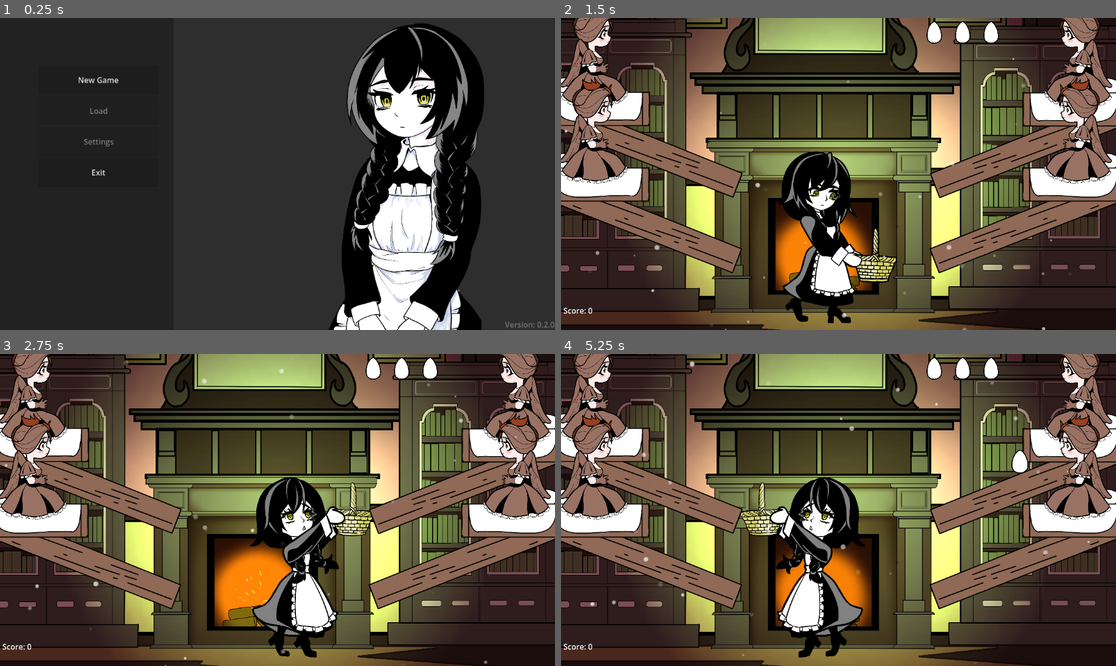
Above: before the commit, frames 1-4 (two rows, left to right).
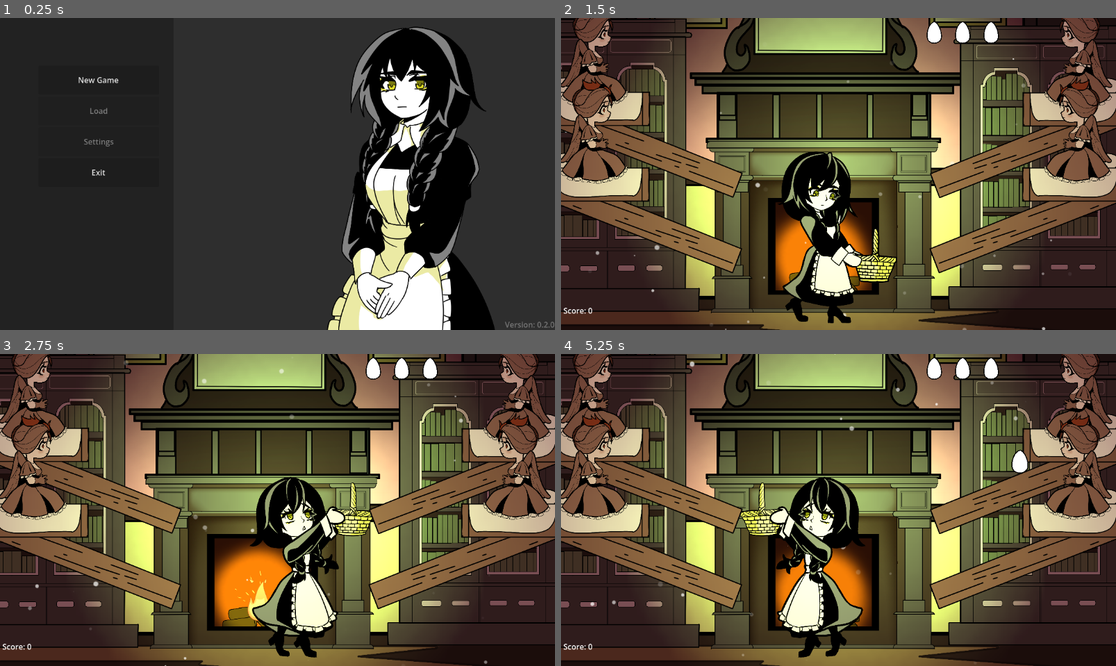
Above: after the commit, the same moments.

Repository: tenglor/alt-arcade
Game: Godot game, scene res://ui/main_menu/main_menu.tscn
The game is run twice, just before and just after one commit, with the same random seed, the same clock (stepped at 60 frames per second) and the same inputs. The engine's default icon, where the game draws it, is replaced by a stand-in: a white triangle on a blue panel in a dark square.
Inputs (mouse positions are in pixels of both pictures, inside the frame that each line leads up to):
- Up to frame 1 (0.25 s): no input
- Up to frame 2 (1.5 s): click "New Game" at 0.5 s; click "Нет" at 1.25 s
- Up to frame 3 (2.75 s): tap Enter at 2 s; move the mouse to (399, 494) at 2.02 s; hold D from 2.03 s (still down); tap Q at 2.1 s; click (399, 494) at 2.17 s
- Up to frame 4 (5.25 s): move the mouse to (727, 525) at 2.77 s; release D at 2.78 s; hold A 2.78-3.53 s; tap E at 2.85, 4.35 s; move the mouse to (894, 441) at 3.52 s; hold D 3.53-5.03 s; tap Q at 3.6, 5.1 s; move the mouse to (810, 572) at 4.27 s; click (810, 572) at 4.42 s; move the mouse to (1005, 556) at 5.02 s; hold A from 5.03 s (still down)

The runs differ from the first frame. In frame 1, 14% of the frame differs, in the area x 58-90%, y 1-100%; in frame 2, 14%; in frame 3, 15%, in the area x 0-100%, y 0-97%; in frame 4, 15%.

Commit message:
added canvas layers

Diff:
--- a/objects/fireplace/fireplace.gd
+++ b/objects/fireplace/fireplace.gd
@@ -11,13 +11,7 @@
 # Called when the node enters the scene tree for the first time.
 func _ready() -> void:
 	time = 0
-	print("z_index: ", z_index)
-	print("Относительно ", z_as_relative)
-	print("back_wall", back_wall.z_index)
-	print("logs", logs)
-	print("facade", facade)
-	print("fire_light", fire_light)
-	print("fire_light.z_index", fire_light.z_index)
+	$AnimatedSprite2D.play("default")
 	# fire_light.range_layer_max = fire_light.z_index + z_index + 1
 	# update_z()
 
--- a/objects/fireplace/fireplace.tscn
+++ b/objects/fireplace/fireplace.tscn
@@ -5,6 +5,7 @@
 [ext_resource type="Texture2D" uid="uid://btodji6dl104u" path="res://effects/sparcles/sparcle2.png" id="2_nfcu3"]
 [ext_resource type="Texture2D" uid="uid://c22kbh1y6veip" path="res://effects/sparcles/sparcle1.png" id="3_aipkm"]
 [ext_resource type="Texture2D" uid="uid://dqle2ukqcwx01" path="res://objects/fireplace/firewood.png" id="5_ka42a"]
+[ext_resource type="Texture2D" uid="uid://7g31ker2bd7n" path="res://assets/fire_atlas.png" id="6_enaxf"]
 
 [sub_resource type="ParticleProcessMaterial" id="ParticleProcessMaterial_aipkm"]
 particle_flag_align_y = true
@@ -23,6 +24,70 @@
 gravity = Vector3(0, 98, 0)
 scale_min = 0.099999994
 scale_max = 0.29999998
+
+[sub_resource type="AtlasTexture" id="AtlasTexture_uo1t8"]
+atlas = ExtResource("6_enaxf")
+region = Rect2(0, 0, 256, 256)
+
+[sub_resource type="AtlasTexture" id="AtlasTexture_gsfuy"]
+atlas = ExtResource("6_enaxf")
+region = Rect2(256, 0, 256, 256)
+
+[sub_resource type="AtlasTexture" id="AtlasTexture_cp1ua"]
+atlas = ExtResource("6_enaxf")
+region = Rect2(512, 0, 256, 256)
+
+[sub_resource type="AtlasTexture" id="AtlasTexture_2vww2"]
+atlas = ExtResource("6_enaxf")
+region = Rect2(0, 256, 256, 256)
+
+[sub_resource type="AtlasTexture" id="AtlasTexture_jb3tx"]
+atlas = ExtResource("6_enaxf")
+region = Rect2(256, 256, 256, 256)
+
+[sub_resource type="AtlasTexture" id="AtlasTexture_ca1ll"]
+atlas = ExtResource("6_enaxf")
+region = Rect2(512, 256, 256, 256)
+
+[sub_resource type="AtlasTexture" id="AtlasTexture_ipmug"]
+atlas = ExtResource("6_enaxf")
+region = Rect2(0, 512, 256, 256)
+
+[sub_resource type="AtlasTexture" id="AtlasTexture_clmiq"]
+atlas = ExtResource("6_enaxf")
+region = Rect2(256, 512, 256, 256)
+
+[sub_resource type="SpriteFrames" id="SpriteFrames_p07ip"]
+animations = [{
+"frames": [{
+"duration": 1.0,
+"texture": SubResource("AtlasTexture_uo1t8")
+}, {
+"duration": 1.0,
+"texture": SubResource("AtlasTexture_gsfuy")
+}, {
+"duration": 1.0,
+"texture": SubResource("AtlasTexture_cp1ua")
+}, {
+"duration": 1.0,
+"texture": SubResource("AtlasTexture_2vww2")
+}, {
+"duration": 1.0,
+"texture": SubResource("AtlasTexture_jb3tx")
+}, {
+"duration": 1.0,
+"texture": SubResource("AtlasTexture_ca1ll")
+}, {
+"duration": 1.0,
+"texture": SubResource("AtlasTexture_ipmug")
+}, {
+"duration": 1.0,
+"texture": SubResource("AtlasTexture_clmiq")
+}],
+"loop": 1,
+"name": &"default",
+"speed": 5.0
+}]
 
 [node name="Fireplace" type="Node2D" unique_id=1526664572]
 script = ExtResource("1_suy8n")
@@ -72,3 +137,9 @@
 position = Vector2(2.842171e-14, -179)
 scale = Vector2(0.2647223, 0.26472223)
 texture = ExtResource("1_pql33")
+
+[node name="AnimatedSprite2D" type="AnimatedSprite2D" parent="." unique_id=749417075]
+position = Vector2(-1, -96)
+scale = Vector2(0.4, 0.4)
+sprite_frames = SubResource("SpriteFrames_p07ip")
+frame_progress = 0.09033636
--- a/scenes/scene.gd
+++ b/scenes/scene.gd
@@ -1,8 +1,9 @@
 extends Node
 
-@onready var menu: Control = $UI/GameMenu
-@onready var score: Control = $UI/EndGameDialog
-@onready var tutorial_dialog := $UI/ConfirmationDialog
+@onready var ui: Control = $MenuCanvasLayer/UI
+var menu: Control
+var score: Control
+var tutorial_dialog
 var is_menu_open: bool = false
 signal _tutorial_offer_passed
 
@@ -18,6 +19,9 @@
 
 # Called when the node enters the scene tree for the first time.
 func _ready() -> void:
+	menu = ui.get_node("GameMenu")
+	score = ui.get_node("EndGameDialog")
+	tutorial_dialog = ui.get_node("ConfirmationDialog")
 
 	if tutorial_dialog && Global.tutorial_offer:
 		PauseManager.pause_game()
--- a/scenes/test/test.tscn
+++ b/scenes/test/test.tscn
@@ -22,17 +22,16 @@
 [node name="Test" type="Node2D" unique_id=471152253]
 script = ExtResource("1_5unt0")
 
-[node name="Player" parent="." unique_id=766519368 node_paths=PackedStringArray("positions") instance=ExtResource("3_we7ej")]
-position = Vector2(575, 643)
-positions = [NodePath("../PositionMarker0"), NodePath("../PositionMarker1"), NodePath("../PositionMarker2"), NodePath("../PositionMarker3")]
+[node name="HUD" parent="." unique_id=1193212197 instance=ExtResource("4_xi5sv")]
+layer = 5
 
-[node name="HUD" parent="." unique_id=1193212197 instance=ExtResource("4_xi5sv")]
-
-[node name="EggGenerator" type="Node2D" parent="." unique_id=478956919]
+[node name="EggGenerator" type="Node2D" parent="." unique_id=478956919 node_paths=PackedStringArray("roost", "egg_parent")]
 position = Vector2(990.99994, 368.00003)
 rotation = -0.34233928
 scale = Vector2(3.41, 0.425)
 script = ExtResource("5_2dgve")
+roost = NodePath("../GameCanvasLayer/Roost")
+egg_parent = NodePath("../EggCanvasLayer")
 
 [node name="StaticBody2D" type="StaticBody2D" parent="." unique_id=1331016368 groups=["floor"]]
 position = Vector2(611, 666)
@@ -41,8 +40,6 @@
 [node name="CollisionShape2D" type="CollisionShape2D" parent="StaticBody2D" unique_id=1419838689]
 position = Vector2(-40, -23.5)
 shape = SubResource("RectangleShape2D_i60o8")
-
-[node name="Roost" parent="." unique_id=1055971496 instance=ExtResource("10_we7ej")]
 
 [node name="PositionMarker0" type="Node2D" parent="." unique_id=1257471528]
 position = Vector2(500, 640)
@@ -56,41 +53,13 @@
 [node name="PositionMarker3" type="Node2D" parent="." unique_id=432198001]
 position = Vector2(650, 640)
 
-[node name="UI" type="Control" parent="." unique_id=1197091770]
-layout_mode = 3
-anchors_preset = 0
-offset_right = 40.0
-offset_bottom = 40.0
-
-[node name="ConfirmationDialog" type="ConfirmationDialog" parent="UI" unique_id=2108989251]
-oversampling_override = 1.0
-size = Vector2i(226, 100)
-ok_button_text = "OK"
-dialog_text = "Хотите пройти обучение?"
-
-[node name="GameMenu" parent="UI" unique_id=261793984 instance=ExtResource("9_vq3si")]
-visible = false
-layout_mode = 1
-offset_left = 259.0
-offset_top = 67.0
-offset_right = 259.0
-offset_bottom = 67.0
-
-[node name="EndGameDialog" parent="UI" unique_id=1723092759 instance=ExtResource("10_saoeg")]
-visible = false
-layout_mode = 1
-offset_left = 584.0
-offset_top = 293.0
-offset_right = 584.0
-offset_bottom = 293.0
-
 [node name="Dust" parent="." unique_id=1632906561 instance=ExtResource("10_xi5sv")]
 position = Vector2(571, 333)
 
-[node name="CanvasLayer" type="CanvasLayer" parent="." unique_id=35924089]
+[node name="BackgroudCanvasLayer" type="CanvasLayer" parent="." unique_id=35924089]
 layer = -2
 
-[node name="PointLight2D" type="PointLight2D" parent="CanvasLayer" unique_id=1142014589]
+[node name="PointLight2D" type="PointLight2D" parent="BackgroudCanvasLayer" unique_id=1142014589]
 position = Vector2(571, 269)
 color = Color(0.74509805, 1, 0.627451, 1)
 energy = 3.0
@@ -100,35 +69,91 @@
 texture = ExtResource("9_xi5sv")
 texture_scale = 13.59
 
-[node name="CanvasModulate" type="CanvasModulate" parent="CanvasLayer" unique_id=1970959268]
+[node name="CanvasModulate" type="CanvasModulate" parent="BackgroudCanvasLayer" unique_id=1970959268]
 color = Color(0.56696963, 0.38180238, 0.42722076, 1)
 
-[node name="Background" type="Sprite2D" parent="CanvasLayer" unique_id=922220610]
+[node name="Background" type="Sprite2D" parent="BackgroudCanvasLayer" unique_id=922220610]
 z_index = -8
 material = SubResource("CanvasItemMaterial_xi5sv")
 position = Vector2(577.49994, 252.18753)
 scale = Vector2(0.39910156, 0.40332273)
 texture = ExtResource("2_saoeg")
 
-[node name="Fireplace" parent="CanvasLayer" unique_id=1526664572 instance=ExtResource("9_5unt0")]
+[node name="Fireplace" parent="BackgroudCanvasLayer" unique_id=1526664572 instance=ExtResource("9_5unt0")]
 z_index = -2
 position = Vector2(541, 613)
 
-[node name="Closet" type="Sprite2D" parent="CanvasLayer" unique_id=1301109741]
+[node name="Closet" type="Sprite2D" parent="BackgroudCanvasLayer" unique_id=1301109741]
 z_index = -6
 position = Vector2(106.99999, 288)
 scale = Vector2(0.15274706, 0.15806864)
 texture = ExtResource("11_we7ej")
 
-[node name="Closet2" type="Sprite2D" parent="CanvasLayer" unique_id=1878734545]
+[node name="Closet2" type="Sprite2D" parent="BackgroudCanvasLayer" unique_id=1878734545]
 z_index = -6
 position = Vector2(1006, 293)
 scale = Vector2(0.153, 0.153)
 texture = ExtResource("11_we7ej")
 
-[node name="Walls" type="Sprite2D" parent="CanvasLayer" unique_id=1709242872]
+[node name="Walls" type="Sprite2D" parent="BackgroudCanvasLayer" unique_id=1709242872]
 visible = false
 z_index = -7
 position = Vector2(601.875, 223.62497)
 scale = Vector2(0.65669274, 0.53852797)
 texture = ExtResource("13_2dgve")
+
+[node name="GameCanvasLayer" type="CanvasLayer" parent="." unique_id=1342804307]
+
+[node name="Player" parent="GameCanvasLayer" unique_id=766519368 node_paths=PackedStringArray("positions") instance=ExtResource("3_we7ej")]
+position = Vector2(575, 643)
+positions = [NodePath("../../PositionMarker0"), NodePath("../../PositionMarker1"), NodePath("../../PositionMarker2"), NodePath("../../PositionMarker3")]
+
+[node name="Roost" parent="GameCanvasLayer" unique_id=1055971496 instance=ExtResource("10_we7ej")]
+
+[node name="PointLight2D" type="PointLight2D" parent="GameCanvasLayer" unique_id=1877640764]
+position = Vector2(544.5, 369.47006)
+scale = Vector2(1.7556566, 1.4865481)
+color = Color(1.7943457, 1.9754877, 1.3490386, 0.5137255)
+energy = 1.41
+blend_mode = 2
+range_layer_min = -1
+range_layer_max = 1
+texture = ExtResource("9_xi5sv")
+texture_scale = 13.59
+
+[node name="CanvasModulate" type="CanvasModulate" parent="GameCanvasLayer" unique_id=1336203764]
+color = Color(0.56696963, 0.38180238, 0.42722076, 1)
+
+[node name="EggCanvasLayer" type="CanvasLayer" parent="." unique_id=134424021]
+layer = 2
+
+[node name="MenuCanvasLayer" type="CanvasLayer" parent="." unique_id=575250640]
+layer = 6
+
+[node name="UI" type="Control" parent="MenuCanvasLayer" unique_id=1197091770]
+layout_mode = 3
+anchors_preset = 0
+offset_right = 40.0
+offset_bottom = 40.0
+
+[node name="ConfirmationDialog" type="ConfirmationDialog" parent="MenuCanvasLayer/UI" unique_id=2108989251]
+oversampling_override = 1.0
+size = Vector2i(226, 100)
+ok_button_text = "OK"
+dialog_text = "Хотите пройти обучение?"
+
+[node name="GameMenu" parent="MenuCanvasLayer/UI" unique_id=261793984 instance=ExtResource("9_vq3si")]
+visible = false
+layout_mode = 1
+offset_left = 259.0
+offset_top = 67.0
+offset_right = 259.0
+offset_bottom = 67.0
+
+[node name="EndGameDialog" parent="MenuCanvasLayer/UI" unique_id=1723092759 instance=ExtResource("10_saoeg")]
+visible = false
+layout_mode = 1
+offset_left = 584.0
+offset_top = 293.0
+offset_right = 584.0
+offset_bottom = 293.0
--- a/scrips/egg_generator.gd
+++ b/scrips/egg_generator.gd
@@ -5,7 +5,8 @@
 @onready var hud: HUD = $"../HUD"
 # var hud: HUD
 @onready var hp_counter = 0
-@onready var roost = $"../Roost"
+@export var roost: Node2D
+@export var egg_parent: Node = self
 
 var rng = RandomNumberGenerator.new()
 var is_timeout = false
@@ -31,13 +32,16 @@
 	var i = rng.randi_range(0, 3)
 	var chicken = chicken_roosts[i]
 	var egg = chicken.spawn_egg()
-	if randf() > 0.05:
-		egg.crashed.connect(_on_egg_crashed)
-		egg.caught.connect(_on_egg_caught)
-	else:
-		egg.rotten = true
-		egg.caught.connect(_on_egg_crashed)
-	get_parent().add_child(egg)
+	egg.z_index = egg.z_index + 2
+	egg.crashed.connect(_on_egg_crashed)
+	egg.caught.connect(_on_egg_caught)
+	# if randf() > 0.05:
+	# 	egg.crashed.connect(_on_egg_crashed)
+	# 	egg.caught.connect(_on_egg_caught)
+	# else:
+	# 	egg.rotten = true
+	# 	egg.caught.connect(_on_egg_crashed)
+	egg_parent.add_child(egg)
 	egg.gravity_scale = DifficultyManager.get_gravity_scale()
 	is_timeout = false
 
--- a/ui/main_menu/main_menu.tscn
+++ b/ui/main_menu/main_menu.tscn
@@ -1,7 +1,7 @@
 [gd_scene format=3 uid="uid://om6wjx32qxct"]
 
 [ext_resource type="Script" uid="uid://sjpfnltdxmmt" path="res://ui/main_menu/main_menu.gd" id="1_uhj5c"]
-[ext_resource type="Texture2D" uid="uid://dysj75vps8n01" path="res://ui/main_menu/title_picture.png" id="2_mu8pm"]
+[ext_resource type="Texture2D" uid="uid://cgl713rt3ettr" path="res://ui/main_menu/Title3.png" id="2_mu8pm"]
 
 [node name="MainMenu" type="Control" unique_id=1618671883]
 layout_mode = 3
Binary file added: assets/fire_atlas.png
Not shown, added: assets/fire_atlas.png.import
Not shown, changed: export_presets.cfg
Not shown, changed: icon.png.import
Not shown, changed: icon.svg.import
Binary file added: ui/main_menu/Title3.png
Not shown, added: ui/main_menu/Title3.png.import
